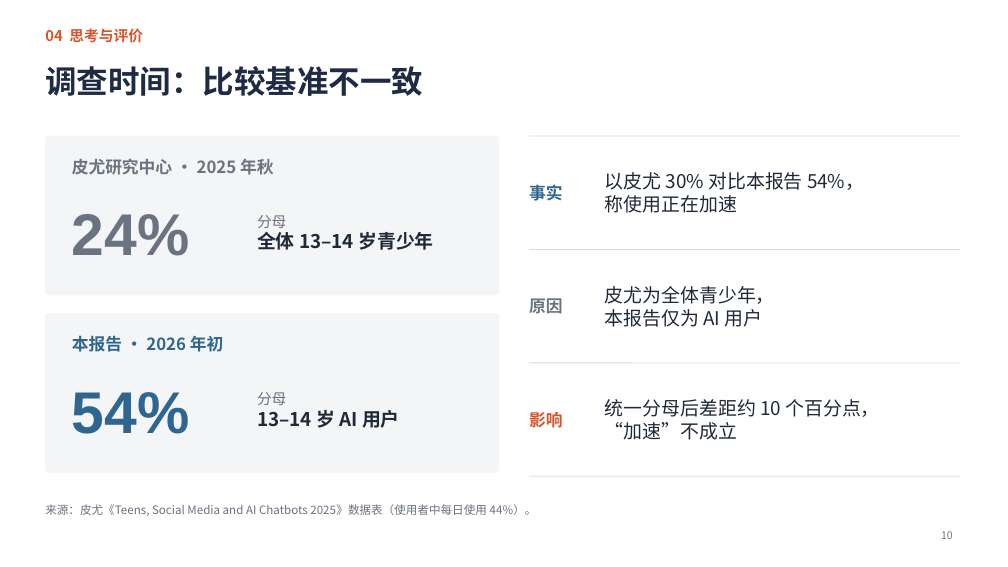
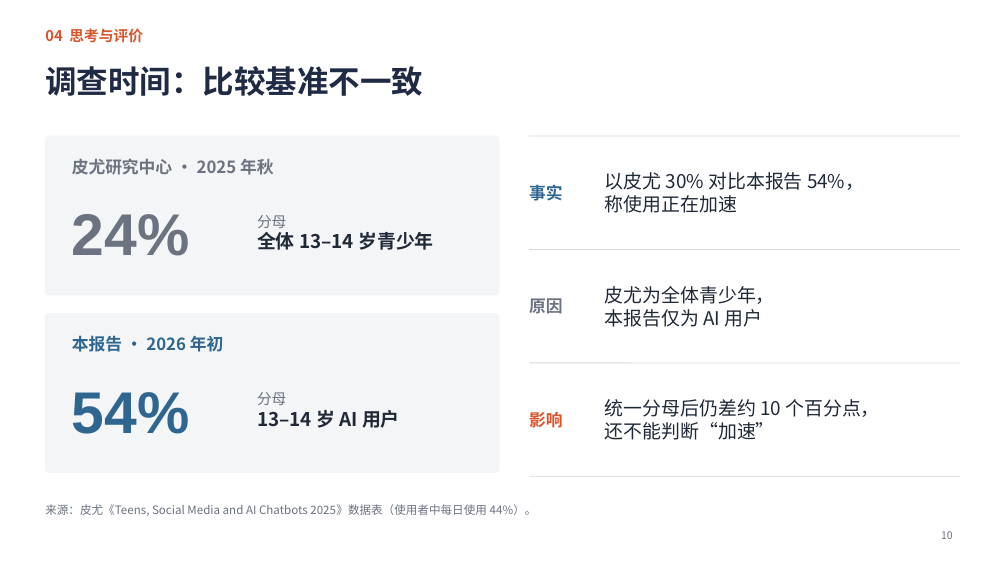
Before and after one commit to jayleo113/ppt, a slide deck: slide 10 of Gracenote报告解读_课堂汇报.pptx. Drawn at 1008x567 pixels with LibreOffice and Linux fonts; fonts in the diff are those of the drawing. Boxes give left, top, right and bottom in pixels: in the first picture for what was removed or moved away, otherwise in the second. Text is boxed around its words. In the diff, an @@ line names an element or a change of style, - is before the commit and + after.

```diff
--- a/Gracenote报告解读_课堂汇报.pptx
+++ b/Gracenote报告解读_课堂汇报.pptx
@@ text at (605,399,879,440): text changed @@
-统一分母后差距约 10 个百分点，
-“加速”不成立
+统一分母后仍差约 10 个百分点，
+还不能判断“加速”
```
Also in this commit, not shown: 6 other slides changed, 1 slide added, 1 slide removed, 5 other files.
